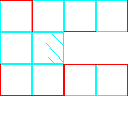
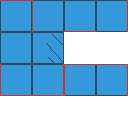
Before/after of a 128x128 layered artwork. What changed in the layer stack:
painted on "Calque Copié #8" over [left=32, top=32, right=64, bottom=64]
painted on "Calque Copié #7" over [left=32, top=64, right=64, bottom=96]
painted on "Calque Copié #6" over [left=64, top=64, right=96, bottom=96]
painted on "Calque Copié #5" over [left=96, top=64, right=128, bottom=96]
painted on "Calque Copié #4" over [left=0, top=64, right=32, bottom=96]
painted on "Calque Copié #3" over [left=64, top=0, right=96, bottom=32]
painted on "Calque Copié #2" over [left=96, top=0, right=128, bottom=32]
painted on "Calque Copié #1" over [left=0, top=0, right=32, bottom=32]
painted on "Calque Copié" over [left=32, top=0, right=64, bottom=32]
painted on "Calque" over [left=0, top=32, right=32, bottom=64]
